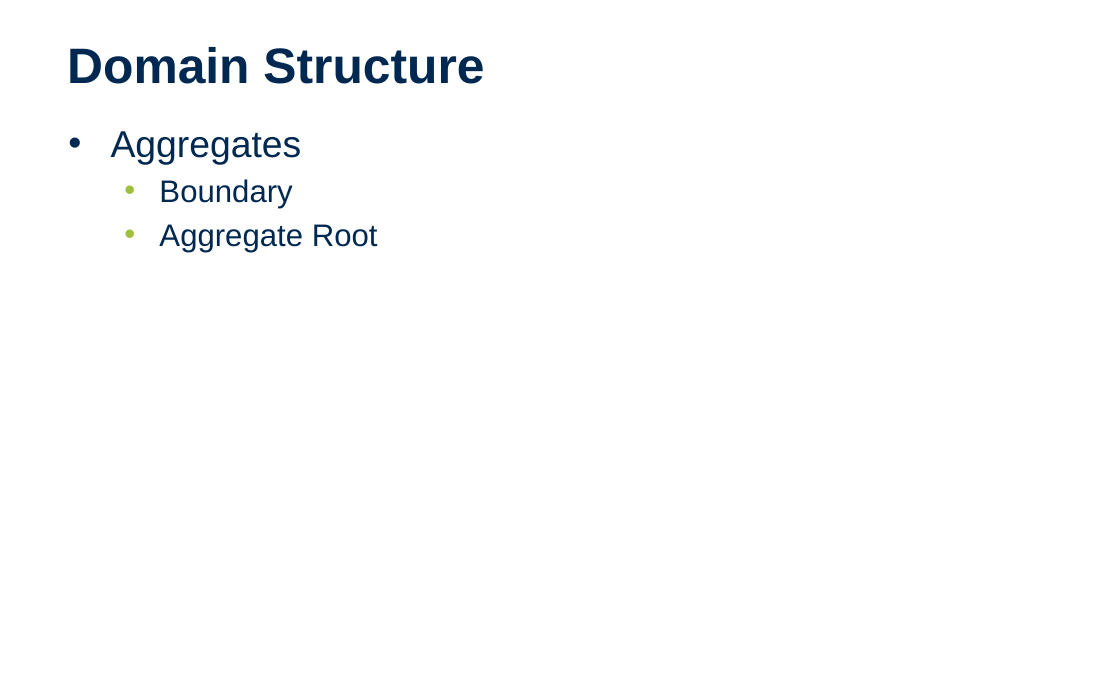
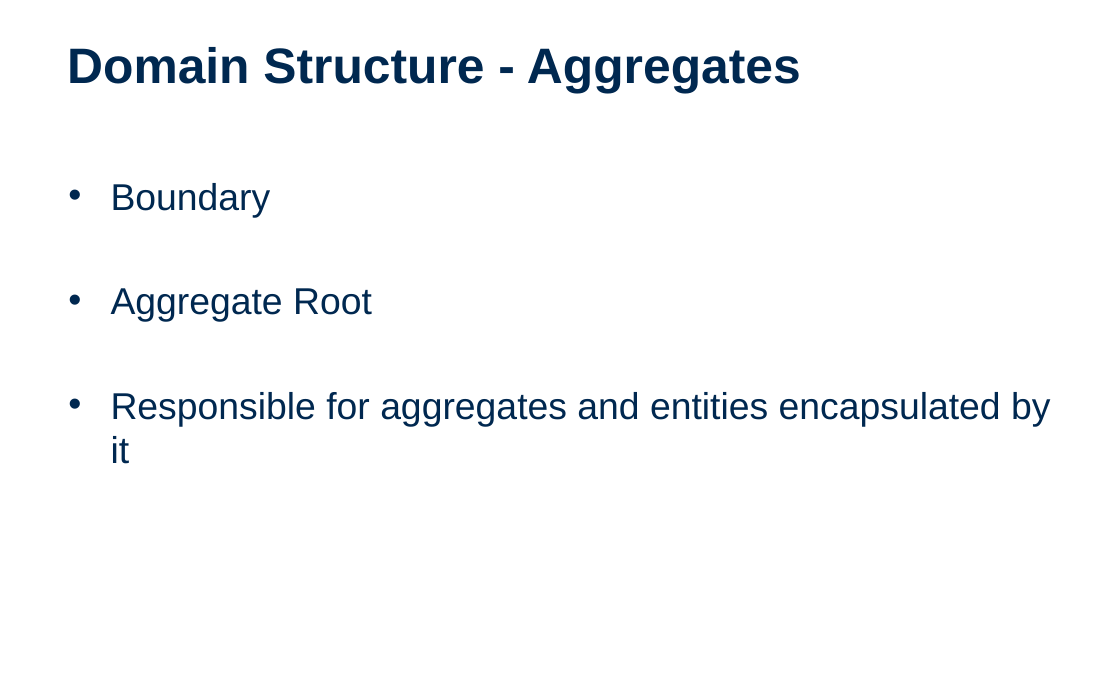
Before and after one commit to entelect/Dojo_DomainDrivenDesign, a slide deck: slide 10 of Presentation.pptx (slide 9 before the commit). Drawn at 1120x700 pixels with LibreOffice and Linux fonts; fonts in the diff are those of the drawing; background and template pictures are left out. Boxes give left, top, right and bottom in pixels: in the first picture for what was removed or moved away, otherwise in the second. Text is boxed around its words. In the diff, an @@ line names an element or a change of style, - is before the commit and + after.

```diff
--- a/Presentation.pptx
+++ b/Presentation.pptx
@@ title at [67,47,801,94]: text changed @@
-Domain Structure
+Domain Structure - Aggregates
@@ text at [111,131,302,165]: paragraph removed @@
-• Aggregates
@@ text at [111,183,372,322]: size 20 to 24 pt in "Boundary", "Aggregate Root"; list level 2 to 1 in "Boundary"; list level 2 to 1 in "Aggregate Root" @@
@@ text at [111,392,1050,464]: paragraph added @@
+• Responsible for aggregates and entities encapsulated by it
```
Also in this commit, not shown: 4 other slides changed, 9 slides added, 6 slides removed.
